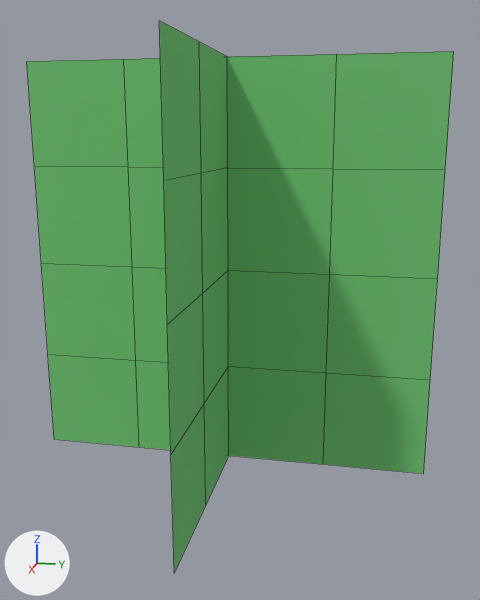
The FBX model TheGame/Asset/tree.FBX, before and after one commit.
Before and after are seen from a 50 mm lens placed at (3.16, 0.69, 1.64), pointed at (0.02, 0.06, 0.86). The lights are fixed; the arrows at lower left show +X, +Y and +Z. Mesh edges are drawn as thin lines. Where no turn or scale is listed for an object, it has been applied to the vertices.
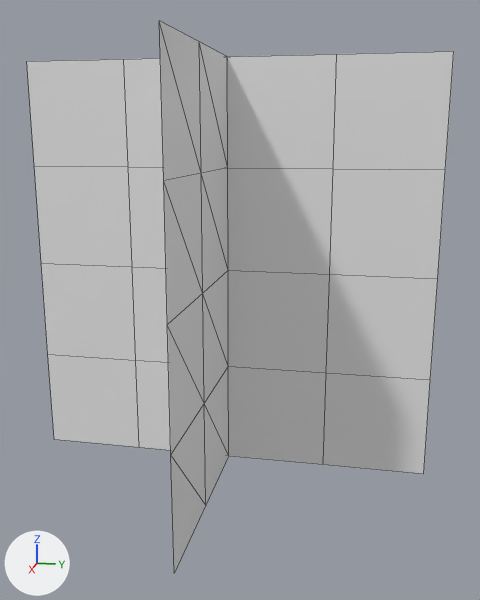
Edits to the scene script, one JSON object a line:
```json
{"block": "me_mesh_001", "where": "me_mesh_001.from_pydata(...)  # 25 vertices, 16 faces; spans x 0.0, y -1.0..1.0, z -1.0..1.0"}
{"op": "remove", "block": "me_mesh_001", "code": "me_mesh_001.materials.append(mat_material__25)  # green #70c572"}
{"block": "me_mesh", "where": "# used by ob_plane001; location = (0.0, 0.0, 1.0)"}
{"op": "remove", "block": "me_mesh", "code": "me_mesh.from_pydata(...)  # 25 vertices, 16 faces; spans x -1.0..1.0, y 0.0, z -1.0..1.0"}
{"op": "remove", "block": "me_mesh", "code": "me_mesh.materials.append(mat_material__25)  # green #70c572"}
{"op": "add", "block": "me_mesh", "code": "me_mesh.from_pydata(...)  # 25 vertices, 32 faces; spans x -1.0..1.0, y 0.0, z -1.0..1.0"}
{"block": "me_mesh", "change": "me_mesh part 1"}
{"block": "me_mesh", "change": "16 faces are deleted"}
{"block": "me_mesh", "change": "32 new faces join them"}
```

Location of each change, (x1, y1, x2, y2) in pixels of the pictures (480 x 600 px):
```json
{"object": "Plane002", "change": "recoloured", "before": [27, 51, 454, 474], "after": [27, 51, 454, 474], "on screen": "green to grey"}
{"part": 1, "of": "me_mesh", "change": "built on", "before": [159, 21, 229, 572], "after": [159, 21, 229, 572]}
```
